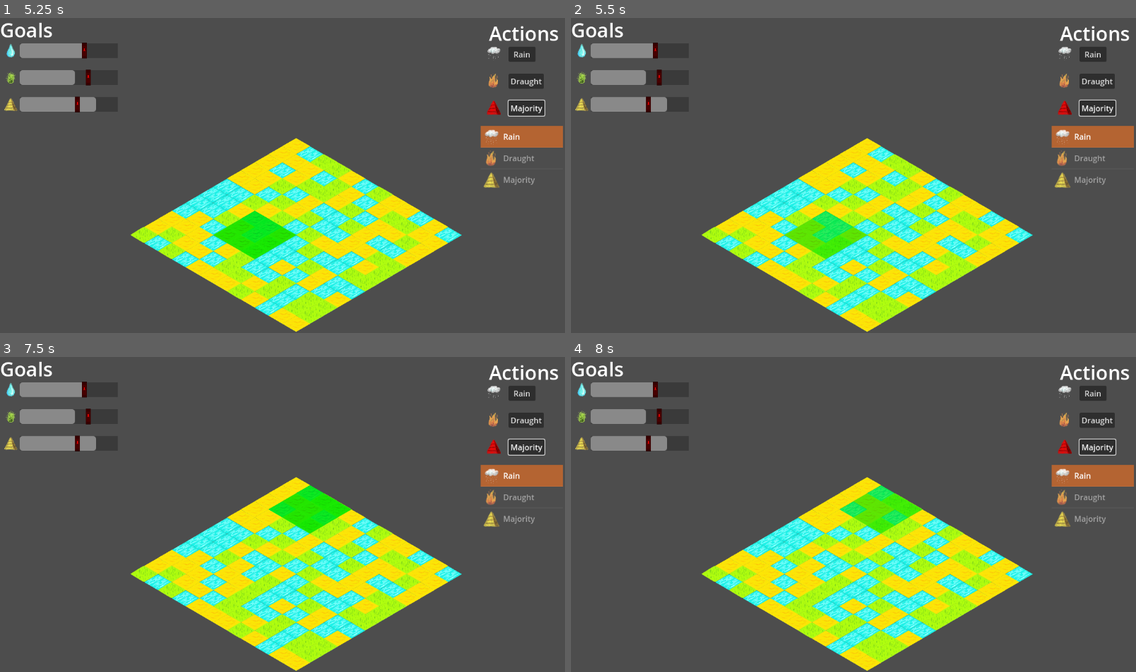
Above: before the commit, frames 1-4 (two rows, left to right).
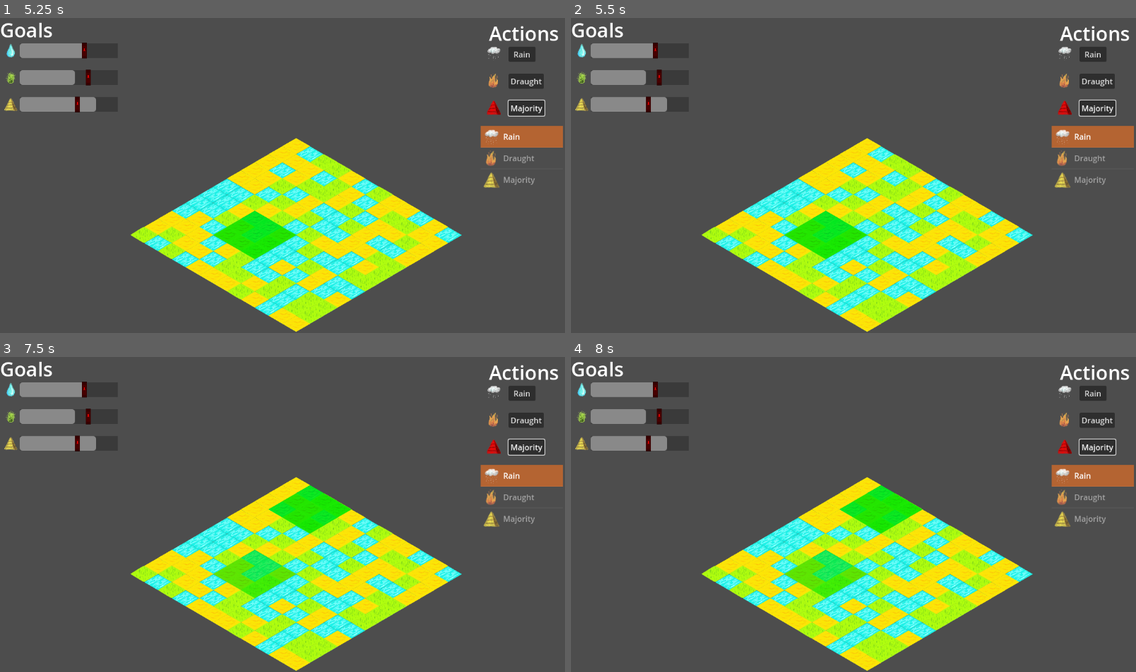
Above: after the commit, the same moments.

Repository: matouseek/game_jam_24
Game: Godot game, scene res://scenes/game.tscn
Same seed, same stepped clock (60 frames per second), same inputs: the game is played once before the commit and once after it. The engine's default icon, where the game draws it, is replaced by a stand-in: a white triangle on a blue panel in a dark square.
Inputs (mouse positions are in pixels of both pictures, inside the frame that each line leads up to):
- Up to frame 1 (5.25 s): click "Rain" at 0.5 s; click "Draught" at 1.25 s; click "Majority" at 2 s; tap Enter (ui_accept) at 2.75, 3.02, 3.05, 3.32, 3.5, 3.6, 3.77, 4.07, 4.25, 4.55, 5 s; move the mouse to (406, 159) at 2.77 s; press the mouse at (406, 159) at 2.78 s; hold Up (ui_up) 2.78-3.53 s; move the mouse to (169, 191) at 3.52 s; release the mouse at (169, 191) at 3.53 s; click (169, 191) at 3.8 s; move the mouse to (339, 106) at 4.27 s; press the mouse at (339, 106) at 4.28 s; hold Up (ui_up) from 4.28 s (still down); move the mouse to (254, 238) at 5.02 s; release the mouse at (254, 238) at 5.03 s; click (254, 238) at 5.1 s
- Up to frame 2 (5.5 s): keep holding Up (ui_up); tap Enter (ui_accept) at 5.27 s
- Up to frame 3 (7.5 s): tap Enter (ui_accept) at 5.57, 5.75, 6.77, 7.07 s; move the mouse to (452, 561) at 5.77 s; release Up (ui_up) at 5.78 s; hold Enter (ui_accept) 5.78-6.53 s; move the mouse to (113, 467) at 6.52 s; click (113, 467) at 6.6 s; move the mouse to (310, 514) at 7.27 s; press the mouse at (310, 514) at 7.28 s
- Up to frame 4 (8 s): tap Enter (ui_accept) at 7.55 s

Frame 1 is identical in both runs. In frame 2, 1.1% of the frame differs, in the area x 37-53%, y 61-77%; in frame 3, 1.1%; in frame 4, 2.3%, in the area x 37-63%, y 40-77%.

Commit message:
Implement effect system

Diff:
--- a/scripts/environment.gd
+++ b/scripts/environment.gd
@@ -1,6 +1,8 @@
 extends Node2D
 
 const ENV_SIZE: int = 12
+
+var used_effects : Array[PlacedEffect] = []
 
 var last_selected = [Vector2i(-1000,-1000)]
 
@@ -11,6 +13,7 @@
 var terrain: Array = []
 
 func _ready() -> void:
+
 	for i in range(ENV_SIZE):
 		var row: Array = []
 		for j in range(ENV_SIZE):
@@ -28,9 +31,18 @@
 		if (is_valid_click_pos(pos)):
 			if event.is_action_pressed("mouse_click"):
 				confirm_tile_selection()
+				render_placed_effects(used_effects)
 			handle_highlights(pos)
-	if Input.is_action_pressed("ui_accept"):
-		erase_all_effects()
+
+	if Input.is_action_pressed("ui_accept"): # test print used effects
+		print(used_effects)
+		pass
+		#erase_all_effects()
+
+	if Input.is_action_just_pressed("ui_up"): # remove effect
+		used_effects.pop_back()
+		render_placed_effects(used_effects)
+
 
 func calc_distribution():
 	var vals = [0.0,0.0,0.0]
@@ -47,8 +59,7 @@
 	return pos.x >= 0 and pos.x < ENV_SIZE and pos.y >= 0 and pos.y< ENV_SIZE
 
 func confirm_tile_selection() -> void:
-	for lpos in last_selected: # confirm selection
-		$Used.set_cell(lpos,PS.selected_effect,Vector2i(0,0))
+	used_effects.append(PlacedEffect.new(last_selected[0],PS.selected_effect))
 
 func handle_highlights(pos: Vector2i) -> void:
 	if (last_selected[0] != pos): # check if cursor moved to new location
@@ -59,6 +70,18 @@
 		$Highlight.set_cell(pos,PS.selected_effect,Vector2i(0,0))
 		if (PS.PlayerEffects.MAJORITY == PS.selected_effect):
 			highligh_neighbors(pos)
+
+func render_placed_effects(placed_effects : Array[PlacedEffect]) -> void:
+	erase_all_effects()
+	for effect in placed_effects:
+		$Used.set_cell(effect.source_coord,effect.type,Vector2i(0,0))
+		if effect.type == PS.PlayerEffects.MAJORITY: # handle majority effect rendering
+			for offset in offsets:
+				var newpos = effect.source_coord+offset
+				if (newpos.x >= 0 and newpos.x < ENV_SIZE and newpos.y >= 0 and newpos.y<ENV_SIZE):
+					last_selected.append(newpos)
+					$Used.set_cell(newpos,effect.type,Vector2i(0,0))
+	pass
 
 func highligh_neighbors(pos : Vector2i) -> void:
 	for offset in offsets:
--- /dev/null
+++ b/scripts/placed_effect.gd
@@ -0,0 +1,27 @@
+extends Object
+
+class_name PlacedEffect
+
+static var count : int = 0
+
+var id : int
+var source_coord : Vector2i
+var type : PS.PlayerEffects
+
+func _init( source_coord : Vector2i, type : PS.PlayerEffects):
+	self.id = count
+	count += 1
+	self.source_coord = source_coord
+	self.type = type
+
+func print():
+	print("Id: ",id," Source coord: ",source_coord," Type: ",type)
+
+# Called when the node enters the scene tree for the first time.
+func _ready():
+	pass # Replace with function body.
+
+
+# Called every frame. 'delta' is the elapsed time since the previous frame.
+func _process(delta):
+	pass
